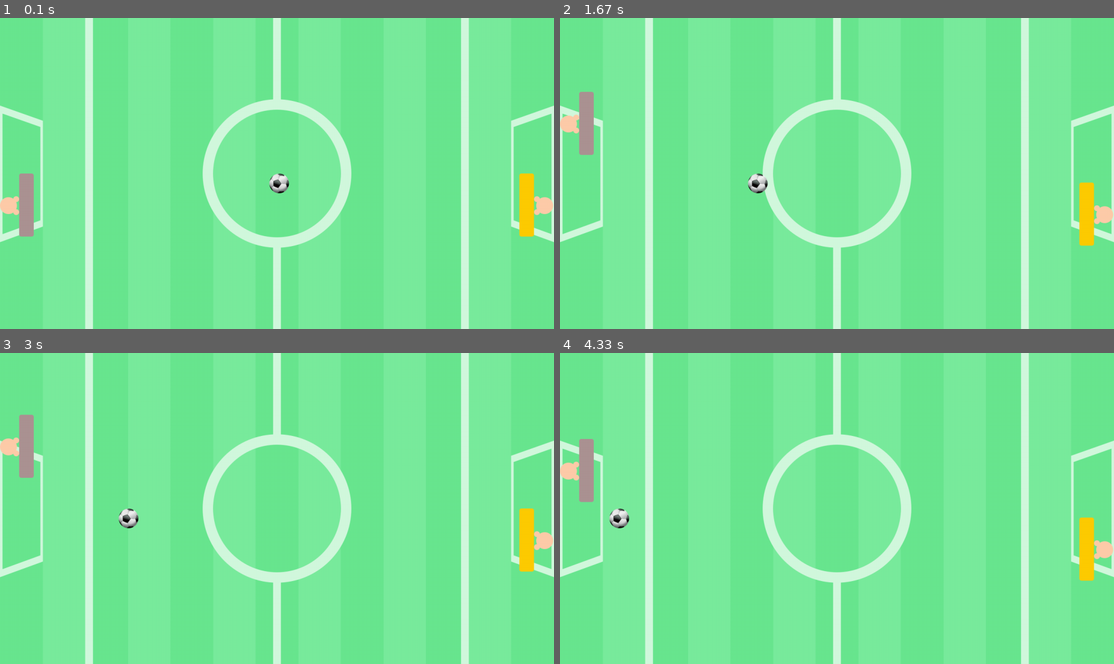
Above: before the commit, frames 1-4 (two rows, left to right).
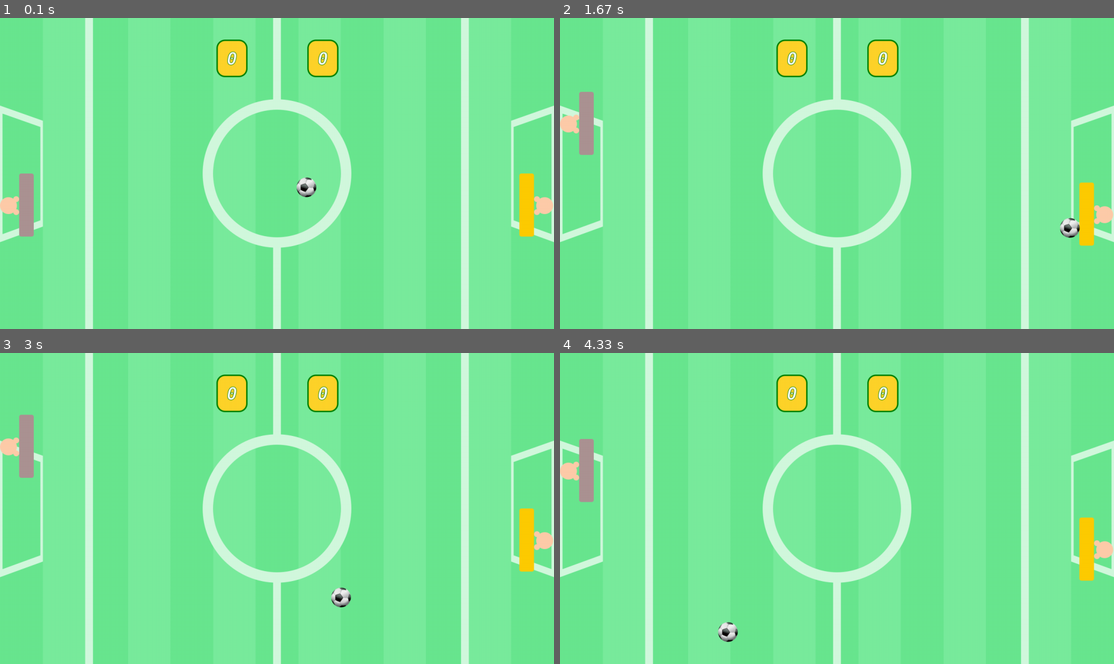
Above: after the commit, the same moments.

Repository: niickolass11-stack/jogopongcompygame
Game: pygame game, started from projeto.py
Two runs of this game, one before a commit and one after it. Both use one fixed random seed, a clock stepped at 60 frames per second and the inputs below.
Inputs:
- Up to frame 1 (0.1 s): no input
- Up to frame 2 (1.67 s): hold W 0.33-0.8 s; hold S 0.83-1.13 s; tap K at 0.98 s; hold W 1.17-1.53 s; hold S from 1.57 s (still down)
- Up to frame 3 (3 s): tap I at 1.72, 2.78 s; release S at 1.93 s; hold W 1.97-2.27 s; tap K at 2.12 s; hold S 2.3-2.6 s; hold W from 2.63 s (still down)
- Up to frame 4 (4.33 s): release W at 3 s; hold S 3.03-3.4 s; tap K at 3.18, 4.25 s; hold W 3.43-3.73 s; hold S 3.77-4.07 s; tap I at 3.92 s; hold W from 4.1 s (still down)

The runs differ from the first frame. In frame 1, 1.7% of the frame differs, in the area x 39-62%, y 6-58%; in frame 2, 1.7%; in frame 3, 1.7%, in the area x 21-64%, y 6-82%; in frame 4, 1.7%.

Commit message:
Complementando o jogo pong colocando pontos e exportando novas imagens para o game

Diff:
--- a/projeto.py
+++ b/projeto.py
@@ -20,13 +20,33 @@
 ball = pygame.image.load("assets/ball.png")
 ball_x = (1280 / 2)
 ball_y = (720 / 2)
-ball_dir = - 2
+ball_dir =  5
+ball_dir_y = 1
+
+win = pygame.image.load("assets/win.png")
+
+
+pontoPlayer1 = 7
+pontoPlayer1_img = pygame.image.load("assets/score/0.png")
+
+pontoPlayer2 = 7
+pontoPlayer2_img = pygame.image.load("assets/score/0.png")
 
 def Desenho():
-    janela.blit(campo,(0, 0))
-    janela.blit(player1, (0, player1_y))
-    janela.blit(player2, (1200, player2_y))
-    janela.blit(ball, (ball_x, ball_y))
+    if pontoPlayer1 or pontoPlayer2 < 9:
+
+        janela.blit(campo,(0, 0))
+        janela.blit(player1, (0, player1_y))
+        janela.blit(player2, (1200, player2_y))
+        janela.blit(ball, (ball_x, ball_y))
+        janela.blit(pontoPlayer1_img, (500, 50))
+        janela.blit(pontoPlayer2_img, (710, 50))
+        MoverBolinha()
+        MoverPlayer()
+
+    else:
+        janela.blit(win, (330, 300))
+
 
 
 def MoverBolinha():
@@ -34,13 +54,55 @@
     global ball_x
     global ball_y
     global ball_dir
-
+    global ball_dir_y
+    global pontoPlayer1
+    global pontoPlayer2
+    global pontoPlayer1_img
+    global pontoPlayer2_img
+
+    ball_y = ball_y + ball_dir_y
     ball_x = ball_x + ball_dir
+
     if ball_x < 74:
         if player1_y < ball_y + 23:
             if player1_y + 146 > ball_y:
                 ball_dir = ball_dir * -1
 
+    if ball_x > 1158:
+        if player2_y < ball_y + 23:
+            if player2_y + 146 > ball_y:
+                ball_dir = ball_dir * -1
+
+    if ball_y < 700:
+        ball_dir_y = ball_dir_y * -1
+
+    if ball_y > 0:
+
+        ball_dir_y = ball_dir_y * -1
+
+    if ball_x < -50:
+
+        ball_x = (1280 / 2)
+        ball_y = (720 / 2)
+        ball_dir_y = ball_dir_y * -1
+        ball_dir = ball_dir * -1
+
+        pontoPlayer2 = pontoPlayer2 + 1
+        pontoPlayer2_img = pygame.image.load("assets/score/" + str(pontoPlayer2) + ".png")
+
+
+    if ball_x > 1300:
+
+        ball_x = (1280 / 2)
+        ball_y = (720 / 2)
+        ball_dir_y = ball_dir_y * -1
+        ball_dir = ball_dir * -1
+
+        pontoPlayer1 = pontoPlayer1 + 1
+        pontoPlayer1_img = pygame.image.load("assets/score/" + str(pontoPlayer1) + ".png")
+
+
+
 
 
 def MoverPlayer():
@@ -86,11 +148,13 @@
 
         player2_y = player2_y - 0
 
-
-
-
-
-
+    if player2_y >= 577:
+
+        player2_y = 577
+
+    elif player2_y <= 0:
+
+        player2_y = 0
 
 
 loop = True
@@ -131,13 +195,8 @@
             if evento.key == pygame.K_k:
                 player2_movedown = False
 
-
-
-
-
     Desenho()
-    MoverBolinha()
-    MoverPlayer()
+
 
 
 
Binary file added: assets/score/0.png
Binary file added: assets/score/1.png
Binary file added: assets/score/2.png
Binary file added: assets/score/3.png
Binary file added: assets/score/4.png
Binary file added: assets/score/5.png
Binary file added: assets/score/6.png
Binary file added: assets/score/7.png
Binary file added: assets/score/8.png
Binary file added: assets/score/9.png
Binary file added: assets/win.png
